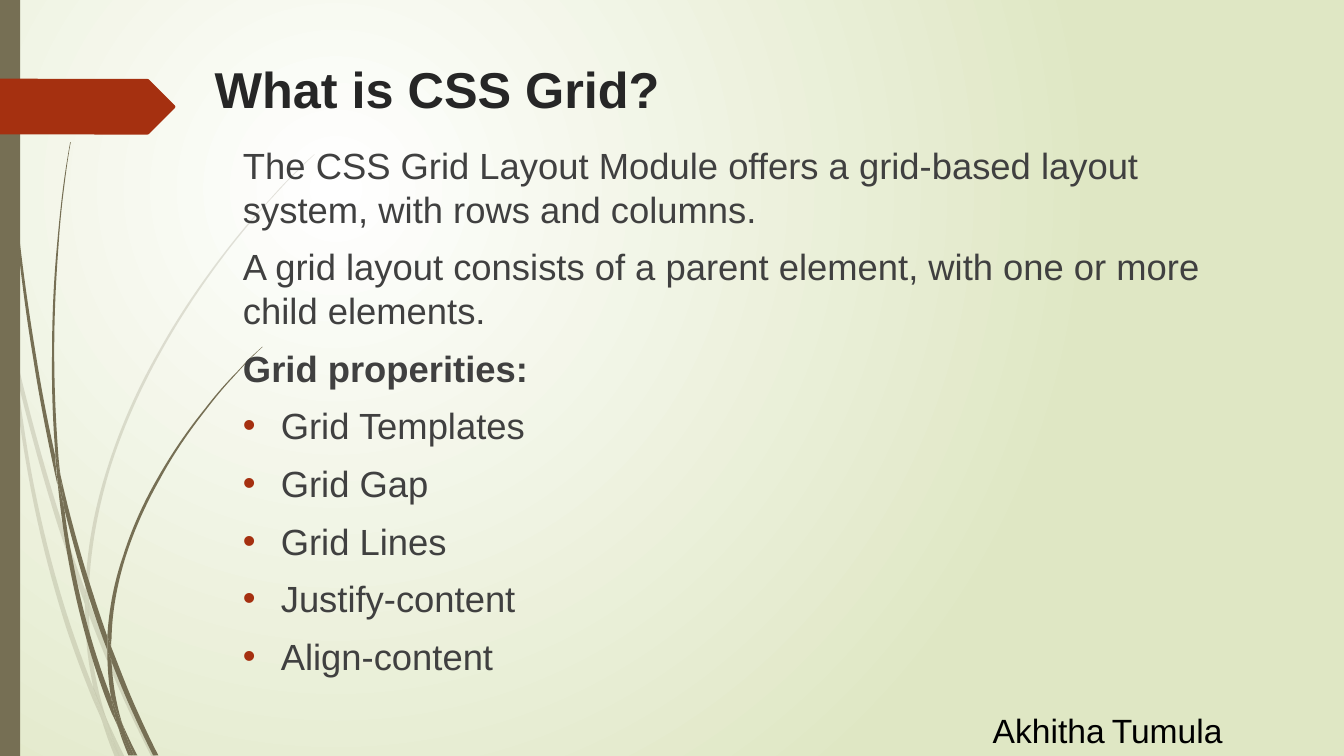
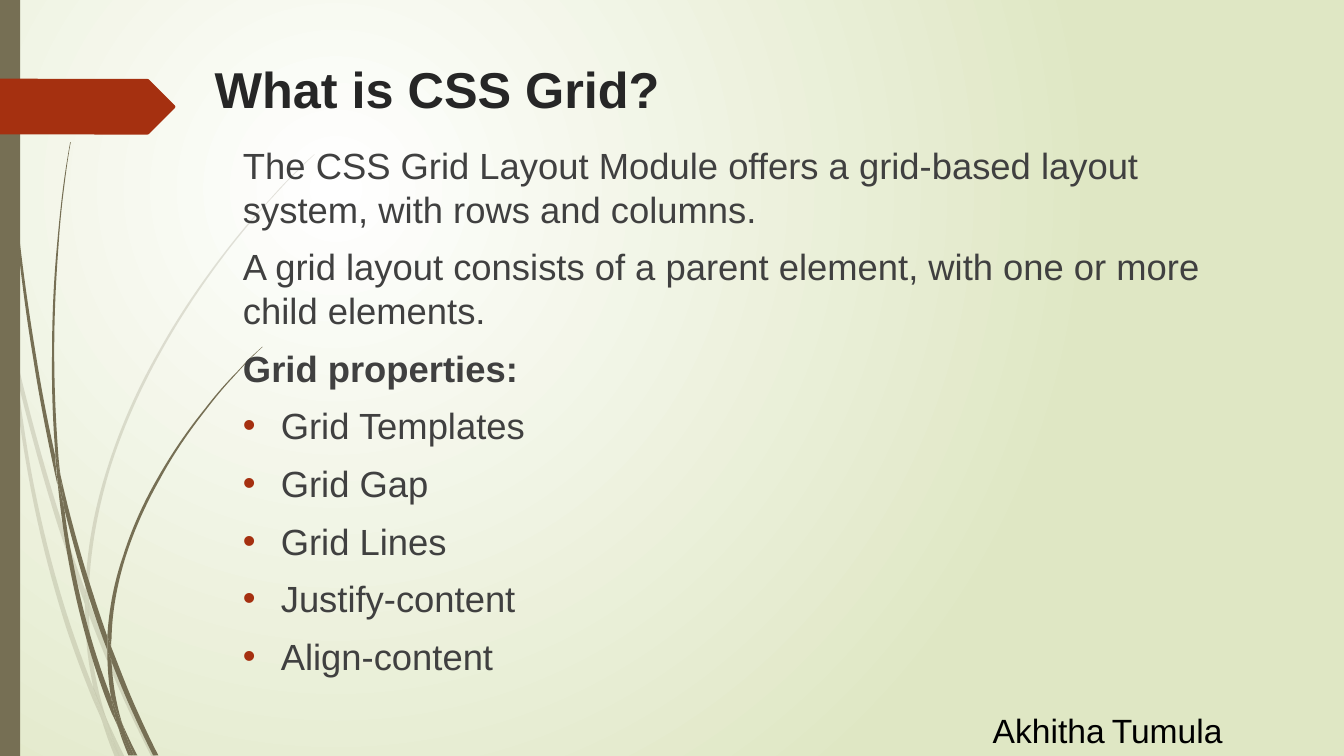
Before and after one commit to Rithima-Reddy/CSS-FLEXBOX, a slide deck: slide 12 of docs/Flexbox_Grid.pptx. Drawn at 1344x756 pixels with LibreOffice and Linux fonts; fonts in the diff are those of the drawing. Boxes give left, top, right and bottom in pixels: in the first picture for what was removed or moved away, otherwise in the second. Text is boxed around its words. In the diff, an @@ line names an element or a change of style, - is before the commit and + after.

Commit message:
committing ppt

```diff
--- a/docs/Flexbox_Grid.pptx
+++ b/docs/Flexbox_Grid.pptx
@@ text at (243, 353, 518, 389): text changed @@
-Grid properities:
+Grid properties:
```
